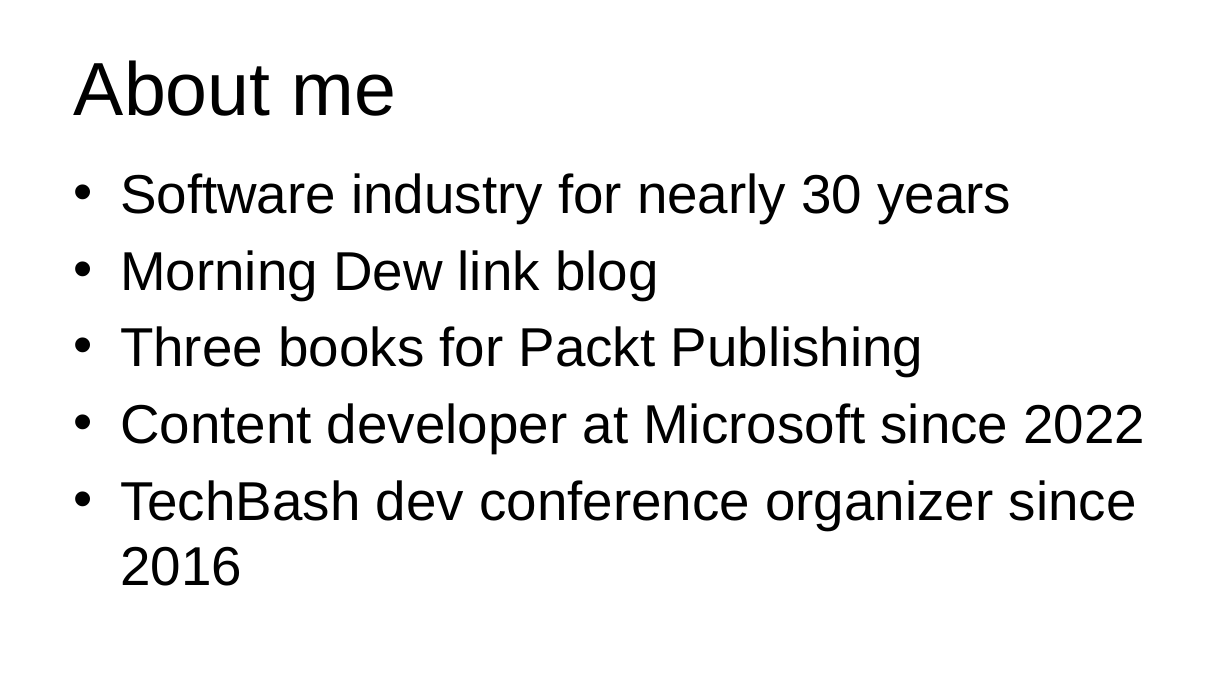
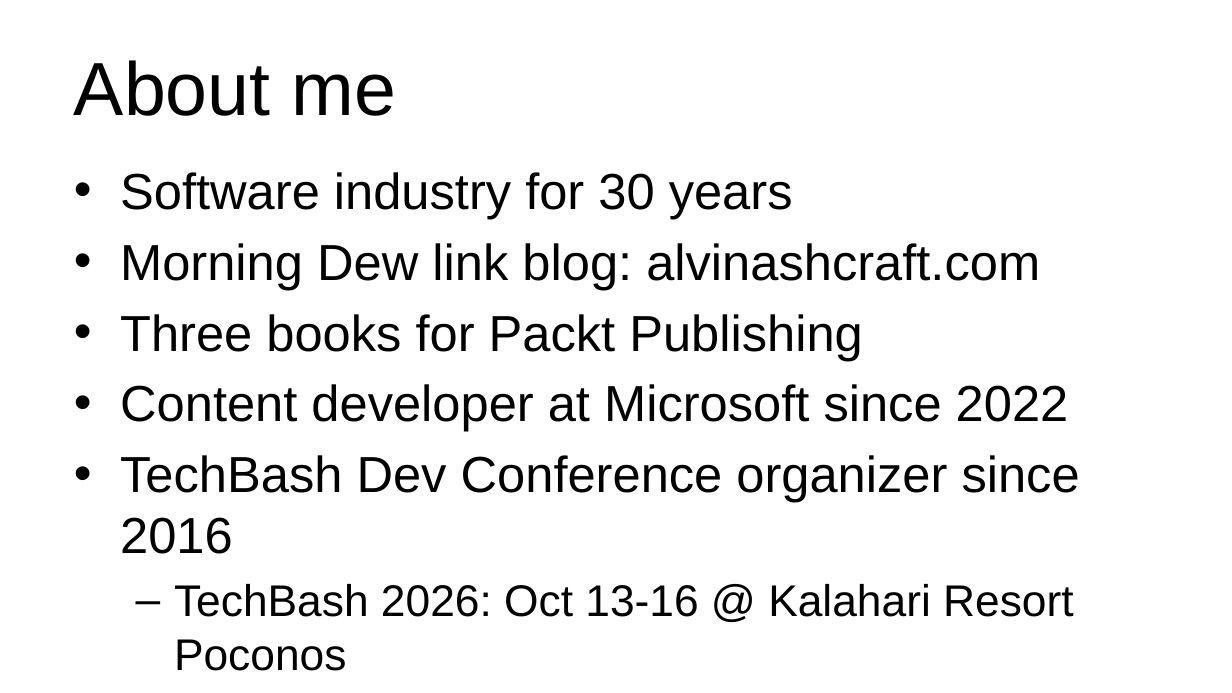
Before and after one commit to alvinashcraft/speaking, a slide deck: slide 3 of 2025/1116_VSLiveOrlando/Contributing to Learn/VSLive Orlando 25 - Become a MS Learn Contributor_AlvinAshcraft.pptx. Drawn at 1232x693 pixels with LibreOffice and Linux fonts; fonts in the diff are those of the drawing; background and template pictures are left out. Boxes give left, top, right and bottom in pixels: in the first picture for what was removed or moved away, otherwise in the second. Text is boxed around its words. In the diff, an @@ line names an element or a change of style, - is before the commit and + after.

```diff
--- a/2025/1116_VSLiveOrlando/Contributing to Learn/VSLive Orlando 25 - Become a MS Learn Contributor_AlvinAshcraft.pptx
+++ b/2025/1116_VSLiveOrlando/Contributing to Learn/VSLive Orlando 25 - Become a MS Learn Contributor_AlvinAshcraft.pptx
@@ text at (120, 172, 1040, 290): text changed; size 32 to 29.6 pt @@
-• Software industry for nearly 30 years
-• Morning Dew link blog
+• Software industry for 30 years
+• Morning Dew link blog: alvinashcraft.com
@@ text at (120, 314, 1069, 432): size 32 to 29.6 pt in "Three books for Packt Publishing", "Content developer at Microsoft since 2022" @@
@@ text at (120, 455, 1080, 671): text changed; size 32 to 25.9 pt @@
-• TechBash dev conference organizer since 2016
+• TechBash Dev Conference organizer since 2016
+  – TechBash 2026: Oct 13-16 @ Kalahari Resort Poconos
```
Also in this commit, not shown: 14 other slides changed.
